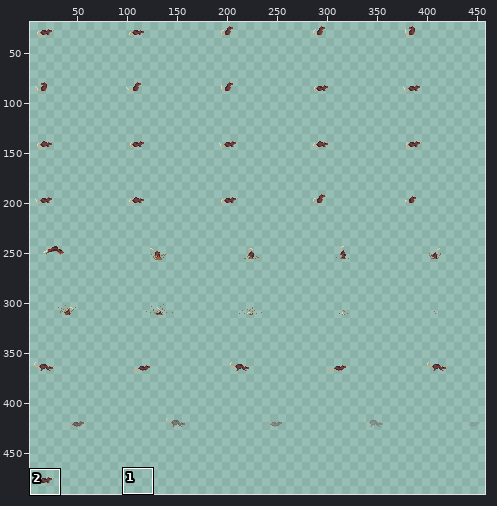
Two versions of one sprite sheet, Nevermore Unity Project/Assets/Art Assets/Shannon/Environment/EnviroRAT/EnviroRATS.png. Above, an overview of the earlier version with the close-up marked.
Close-up. Before:
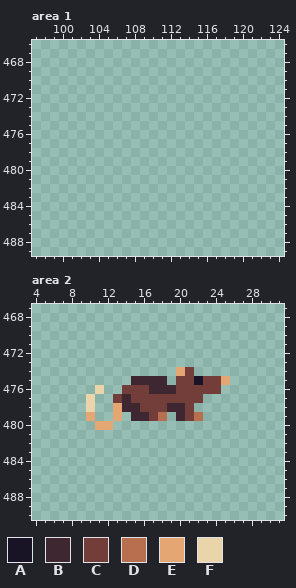
The file is 512x512 pixels. Shown: area 1: x 97..124, y 466..489; area 2: x 4..31, y 467..490. The wide view leaves out empty margins.
Palette (. is transparent): A #181425  B #3e2731  C #733e39  D #b86f50  E #e4a672  F #ead4aa
Pixels before, area 2, first column x 10:
474 ..........EC....
475 .....BBBB.CCACCE
476 .F..CCCBBBCCCCC.
477 F..CBCCCCCCCC...
478 F..EBBCCCBBC....
479 E..E.BBCD.BCD...
480 .EE.............
After the commit:
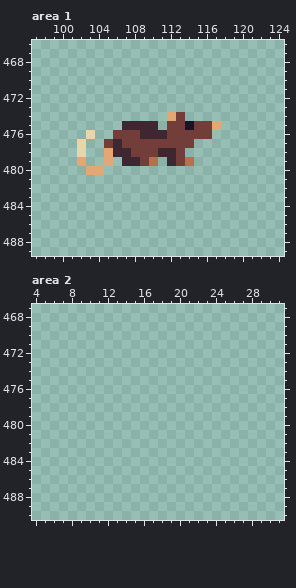
The commit says: Enviroment Rat Animation Updated added an empty frame
The exact change:
Changed rows in their new state; - is an unchanged pixel.
Area 1:
first column x 102:
474 ----------EC----
475 -----BBBB-CCACCE
476 -F--CCCBBBCCCCC-
477 F--CBCCCCCCCC---
478 F--EBBCCCBBC----
479 E--E-BBCD-BCD---
480 -EE-------------
Area 2:
first column x 10:
474 ----------..----
475 -----....-......
476 -.--...........-
477 .--..........---
478 .--.........----
479 .--.-....-...---
480 -..-------------
Changed places in both close-ups, as pixel boxes (x1, y1, x2, y2):
added: (77, 112, 221, 175)
erased: (86, 367, 230, 430)
